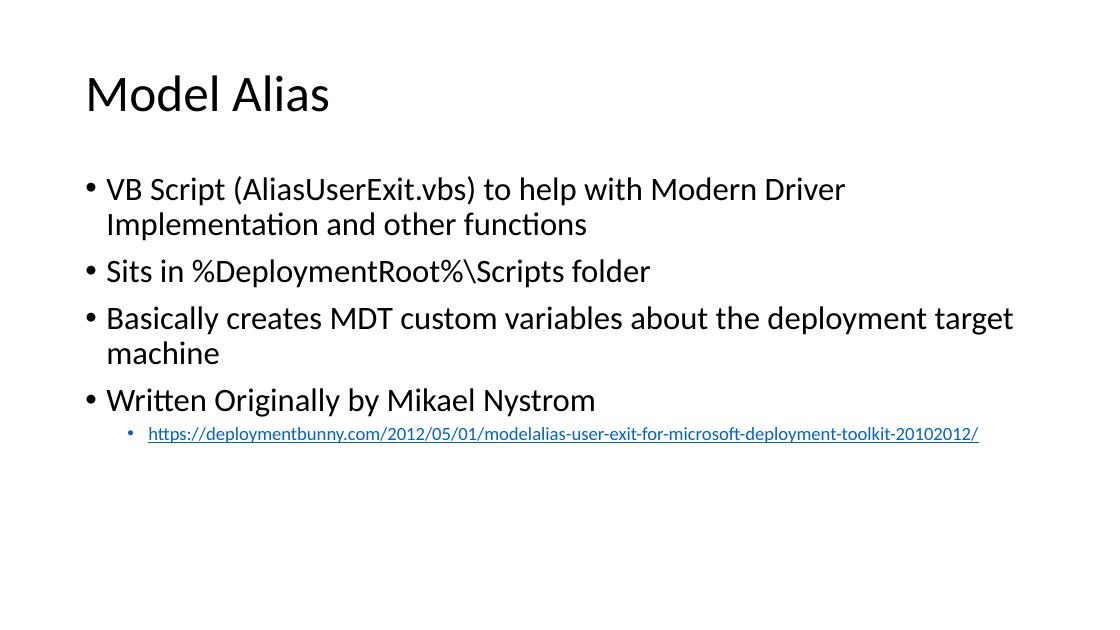
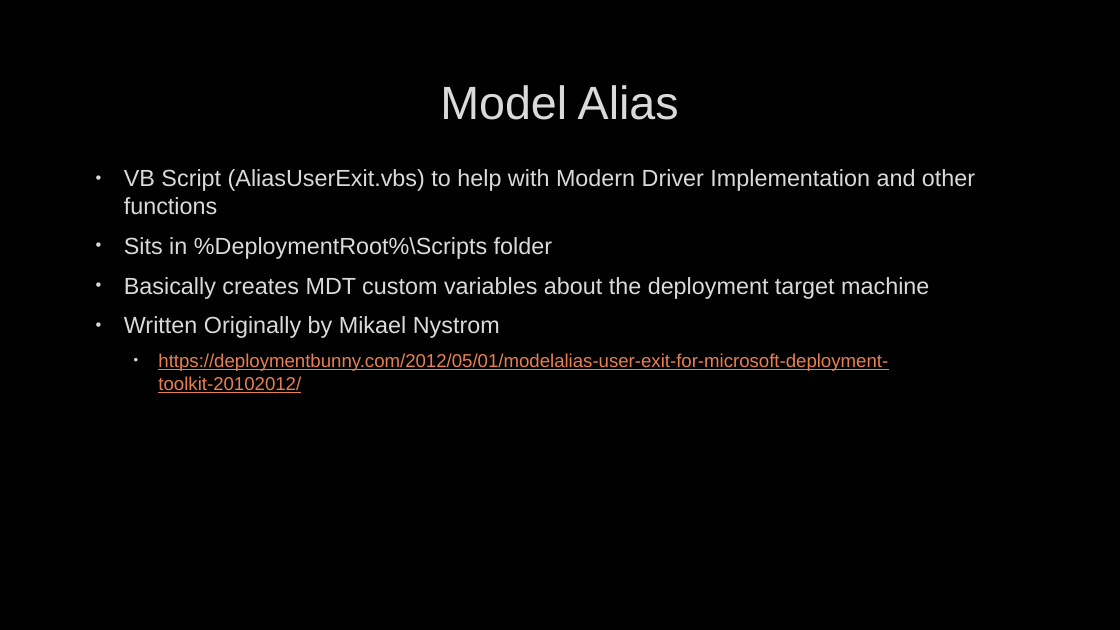
Before and after one commit to fydexx/HECC-2018, a slide deck: slide 4 of Part_02/Section02.pptx. Drawn at 1120x630 pixels with LibreOffice and Linux fonts; fonts in the diff are those of the drawing; background and template pictures are left out. Boxes give left, top, right and bottom in pixels: in the first picture for what was removed or moved away, otherwise in the second. Text is boxed around its words. In the diff, an @@ line names an element or a change of style, - is before the commit and + after.

```diff
--- a/Part_02/Section02.pptx
+++ b/Part_02/Section02.pptx
@@ background #FFFFFF to picture (left out) @@
@@ title "Model Alias": place and size @@
-title "Model Alias" at bbox=[85, 75, 330, 112]
+title "Model Alias" at bbox=[440, 85, 679, 120]
@@ title "Model Alias" at bbox=[440, 85, 679, 120]: size 44 to 40 pt, font Calibri to Arial, text colour #000000 to #DADADA, letter outline none to #404040 0.75 pt; alignment left to centre; line spacing 0.9 to 1 @@
@@ text "VB Script (AliasUserExit.vbs) to help ...": place and size @@
-text "VB Script (AliasUserExit.vbs) to help ..." at bbox=[106, 176, 1014, 443]
+text "VB Script (AliasUserExit.vbs) to help ..." at bbox=[124, 169, 975, 393]
@@ text "VB Script (AliasUserExit.vbs) to help ..." at bbox=[124, 169, 975, 393]: size 28 to 20 pt, text colour #000000 to #DADADA in "VB Script (AliasUserExit.vbs) to help with Modern ...", "Sits in %DeploymentRoot%\Scripts folder", "Basically creates MDT custom variables about the ...", "Written Originally by Mikael Nystrom"; font Calibri to Arial, letter outline none to #404040 0.75 pt; text colour #0563C1 to #E98052 in "https://deploymentbunny.com/2012/05/01/modelalias-user-exit- ..."; indent changed; line spacing 0.9 to 1; more space between paragraphs @@
```
Also in this commit, not shown: 11 other slides changed.
